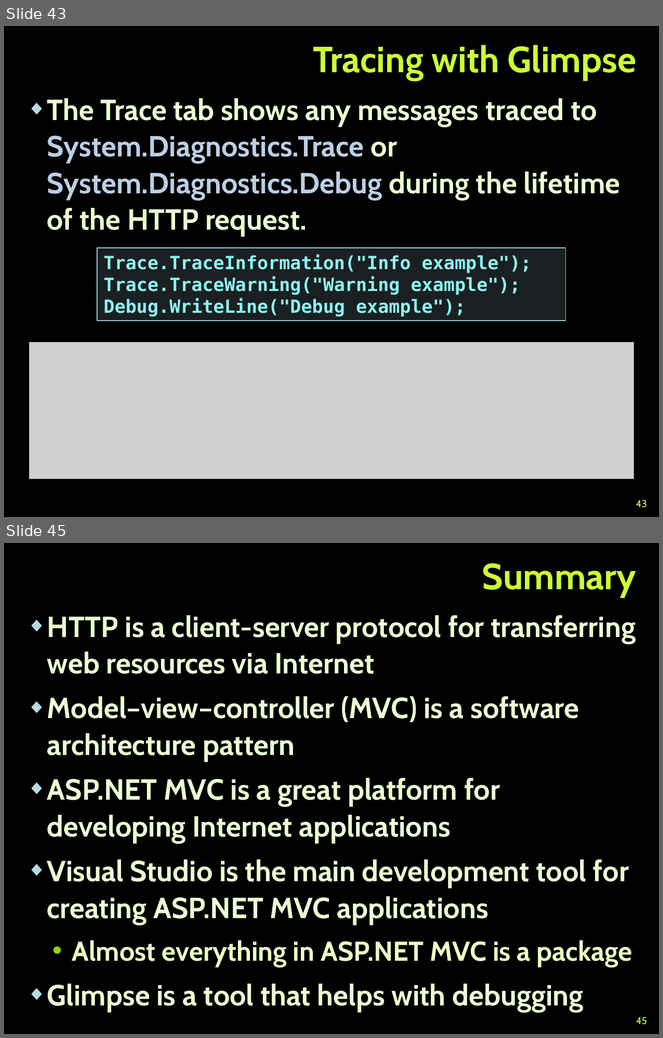
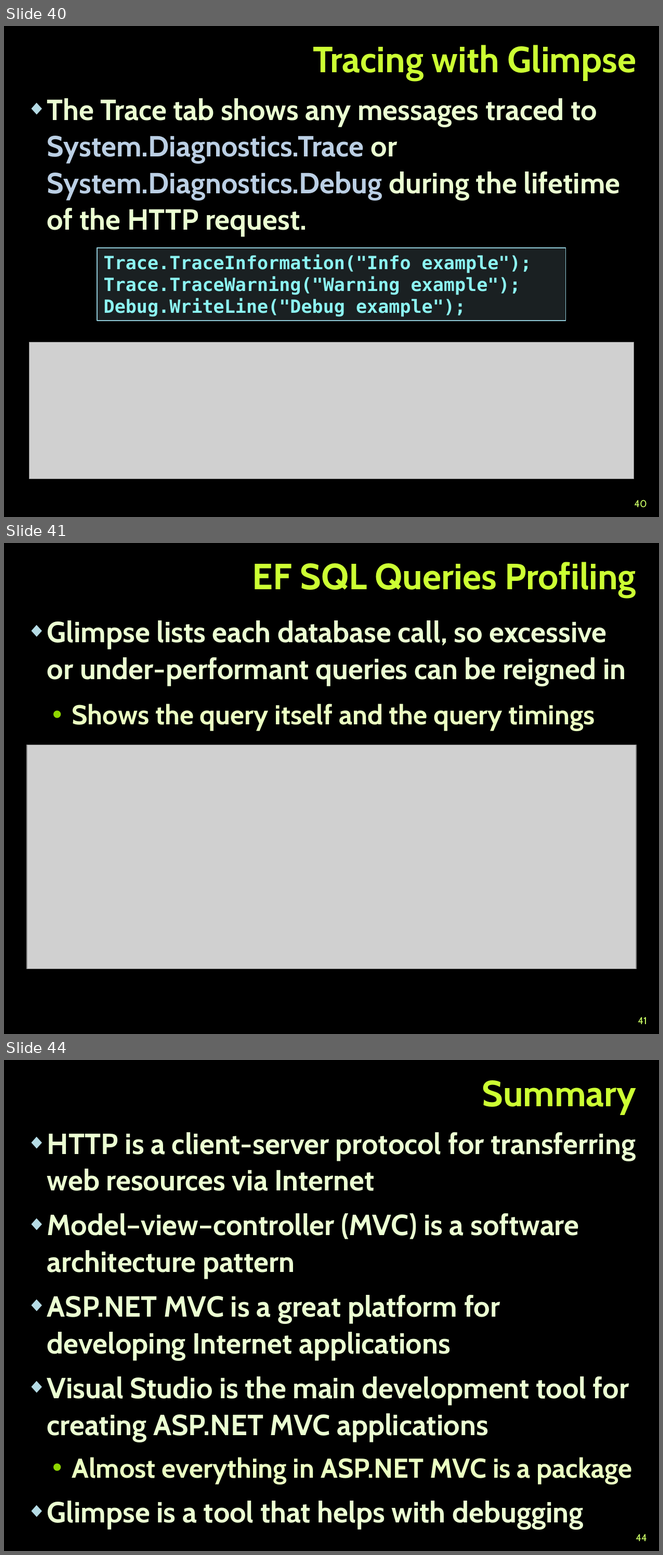
Before and after one commit to TelerikAcademy/ASP.NET-MVC, a slide deck: 01. Introduction-to-ASP.NET-MVC/Introduction to ASP.NET MVC.pptx. Shown one above the other, each under a label of ours: slides 43 and 45 before the commit, slides 40, 41 and 44 after it; the slides between them are not shown. The pictures are 663x1038 and 663x1555 pixels, drawn with LibreOffice and Linux fonts; fonts in the diff are those of the drawing; grey boxes stand for pictures; background and template pictures are left out. Boxes give left, top, right and bottom in pixels: in the first picture for what was removed or moved away, otherwise in the second. Text is boxed around its words. In the diff, an @@ line names an element or a change of style, - is before the commit and + after.

```diff
--- a/01. Introduction-to-ASP.NET-MVC/Introduction to ASP.NET MVC.pptx
+++ b/01. Introduction-to-ASP.NET-MVC/Introduction to ASP.NET MVC.pptx
@@ slide 41 added at [4,543,659,1034], background picture (left out) @@
@@ title added at [252,562,636,598], 40 pt, text #CCFF33, bold @@
+EF SQL Queries Profiling
@@ text added at [47,620,626,731], 32 pt, text #EBFFD2, bold @@
+◆ Glimpse lists each database call, so excessive or under-performant queries can be reigned in
+  • Shows the query itself and the query timings
@@ picture added at [27,745,636,969] @@
@@ page number added at [638,1017,647,1025], 11 pt, text #CCFF66 @@
+41
@@ what was slide 43 is now slide 40 @@
@@ page number at [634,500,647,508]: text changed @@
-43
+40
@@ what was slide 45 is now slide 44 @@
@@ page number at [636,1534,647,1542]: text changed @@
-45
+44
```
Also in this commit, not shown: 19 slides changed, 1 other slide added, 3 slides removed.
